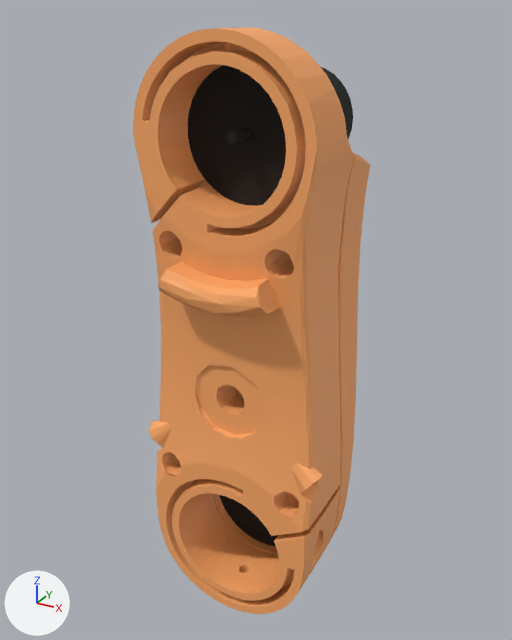
Two versions of the COLLADA model meshes/youbot_arm/arm3.dae, one commit apart.
One viewpoint serves both versions: a 50 mm camera at (0.1013, -0.1922, 0.089) aimed at (-0.0061, 0.003, -0.0086). Every picture has the same lights, and +X, +Y and +Z are marked at lower left. Where no turn or scale is listed for an object, it has been applied to the vertices. Vertices at the same position are counted once.

Objects in the first picture: 'node_008'.
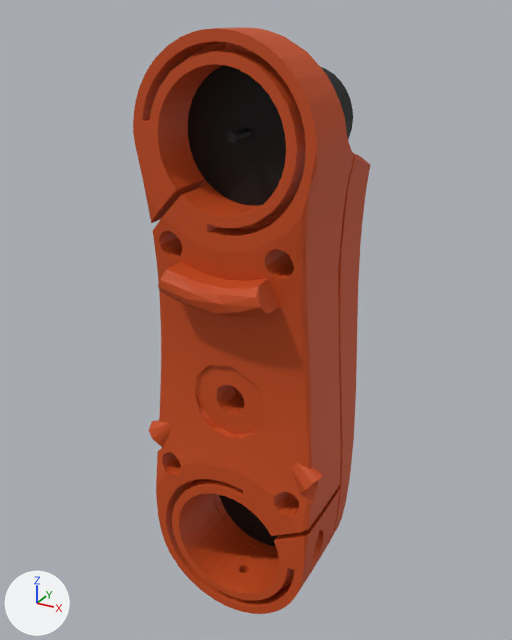
The newer file is also turned or shifted as a whole; pictures and numbers use the older file's frame.

Location of each change, [x1, y1, x2, y2] in pixels of the pictures (512 x 640 px):
part 1 of me_node_008_geometry, recoloured
    both: [188, 65, 353, 546]
part 2 of me_node_008_geometry, recoloured
    both: [133, 28, 370, 614]

The edits, one by one:
Material 'balck_001-material' (mat_balck_001_material) is new.
Its base color is (0.0, 0.0, 0.0) (black #000000).
Its roughness is 0.64.
Material 'orange_005-material' (mat_orange_005_material) is new.
Its base color is (0.568, 0.0685, 0.00622) (orange #c74a12).
Its roughness is 0.64.
me_node_008_geometry has 2817 vertices, 5608 faces and spans x -0.033..0.031, y -0.042..0.042, z -0.089..0.104.
me_node_008_geometry is used by ob_node_008; location (0.0009, 0.005, -0.019).
me_node_008_geometry part 1: all 316 faces that had it switch from mat_balck (black #0d0d0d) to mat_balck_001_material (black #000000).
me_node_008_geometry part 2: all 5292 faces that had it switch from mat_orange (orange #ffab68) to mat_orange_005_material (orange #c74a12).
